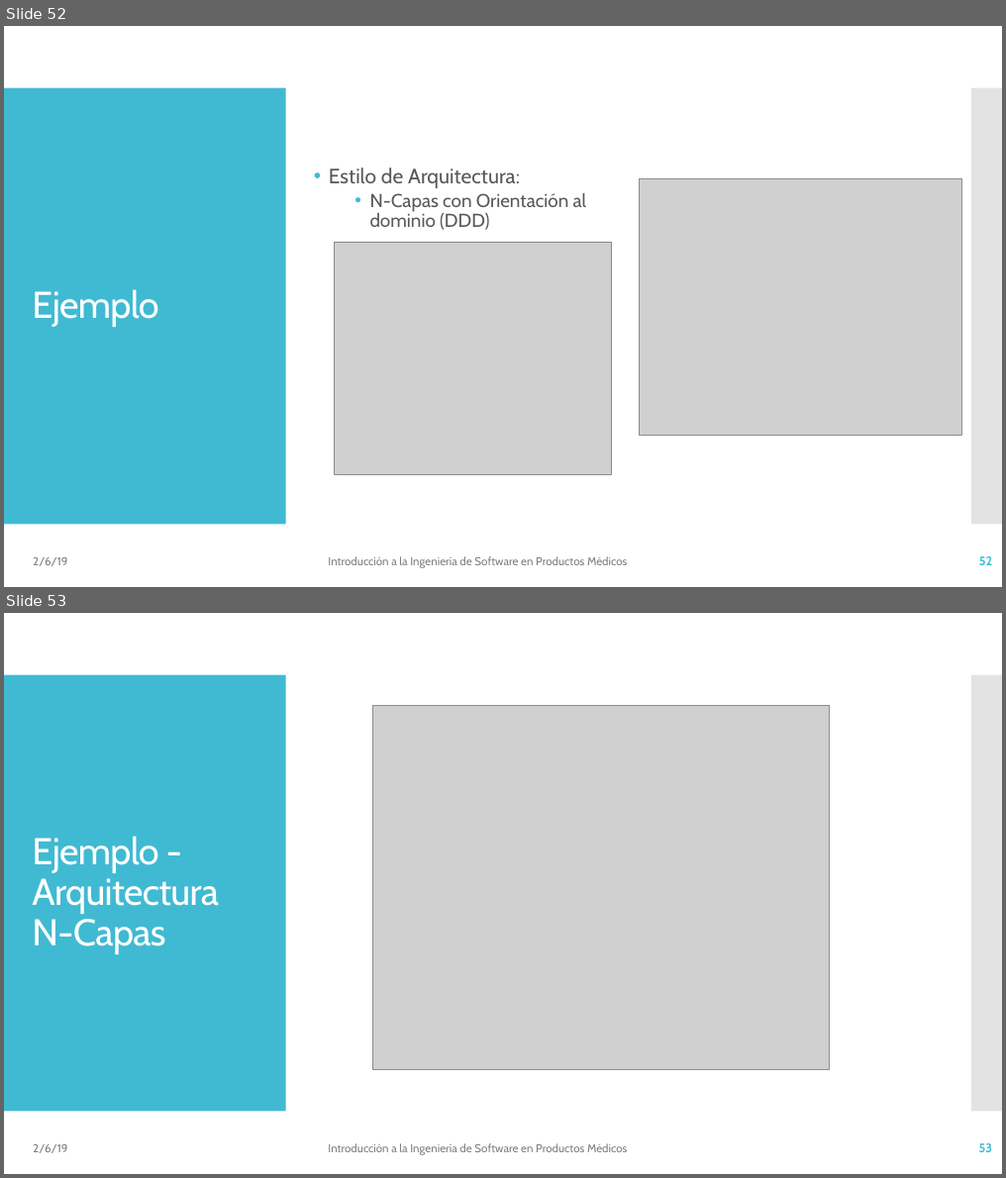
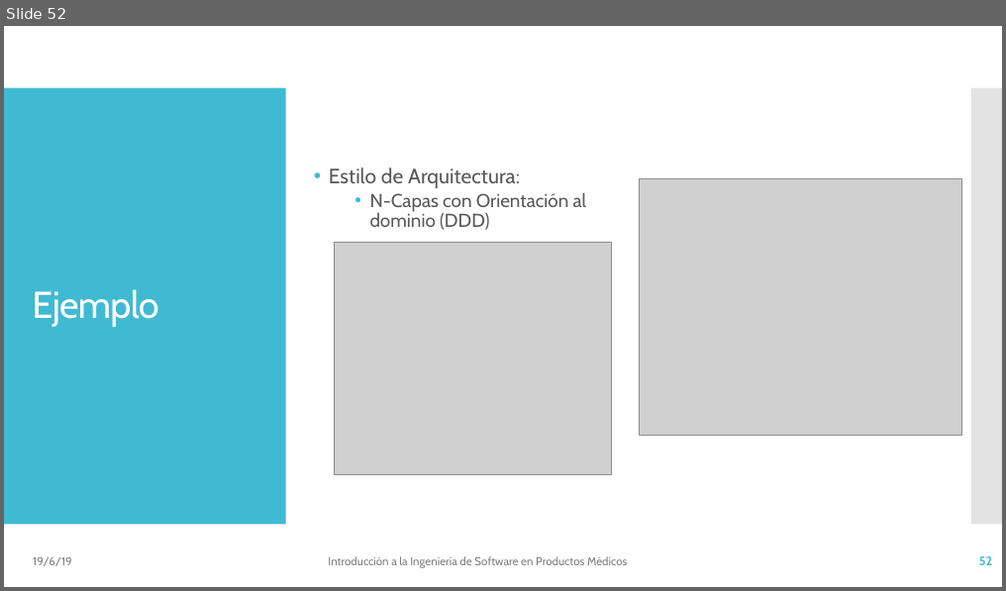
Before and after one commit to vvalotto/IS-en-Sistemas-Embebidos, a slide deck: 03 - IS - Arquitectura y Disenio.pptx. Shown one above the other, each under a label of ours: slides 52 and 53 before the commit, slide 52 after it. The pictures are 1006x1178 and 1006x591 pixels, drawn with LibreOffice and Linux fonts; fonts in the diff are those of the drawing; grey boxes stand for pictures. Boxes give left, top, right and bottom in pixels: in the first picture for what was removed or moved away, otherwise in the second. Text is boxed around its words. In the diff, an @@ line names an element or a change of style, - is before the commit and + after.

```diff
--- a/03 - IS - Arquitectura y Disenio.pptx
+++ b/03 - IS - Arquitectura y Disenio.pptx
@@ slide 53 removed at [4,613,1002,1174], background #FFFFFF; not listed: 2 template elements that a slide beside it also shows @@
@@ picture removed at [372,705,830,1070] @@
@@ title removed at [32,836,219,955] @@
-Ejemplo - Arquitectura N-Capas
@@ text removed at [33,1145,67,1154] @@
-2/6/19
@@ text removed at [328,1144,627,1156] @@
-Introducción a la Ingeniería de Software en Productos Médicos
@@ page number removed at [979,1144,993,1153] @@
-53
@@ slide 52 changed as well @@
@@ text at [33,558,72,567]: text changed @@
-2/6/19
+19/6/19
```
Also in this commit, not shown: 77 other slides changed, 3 other files.
